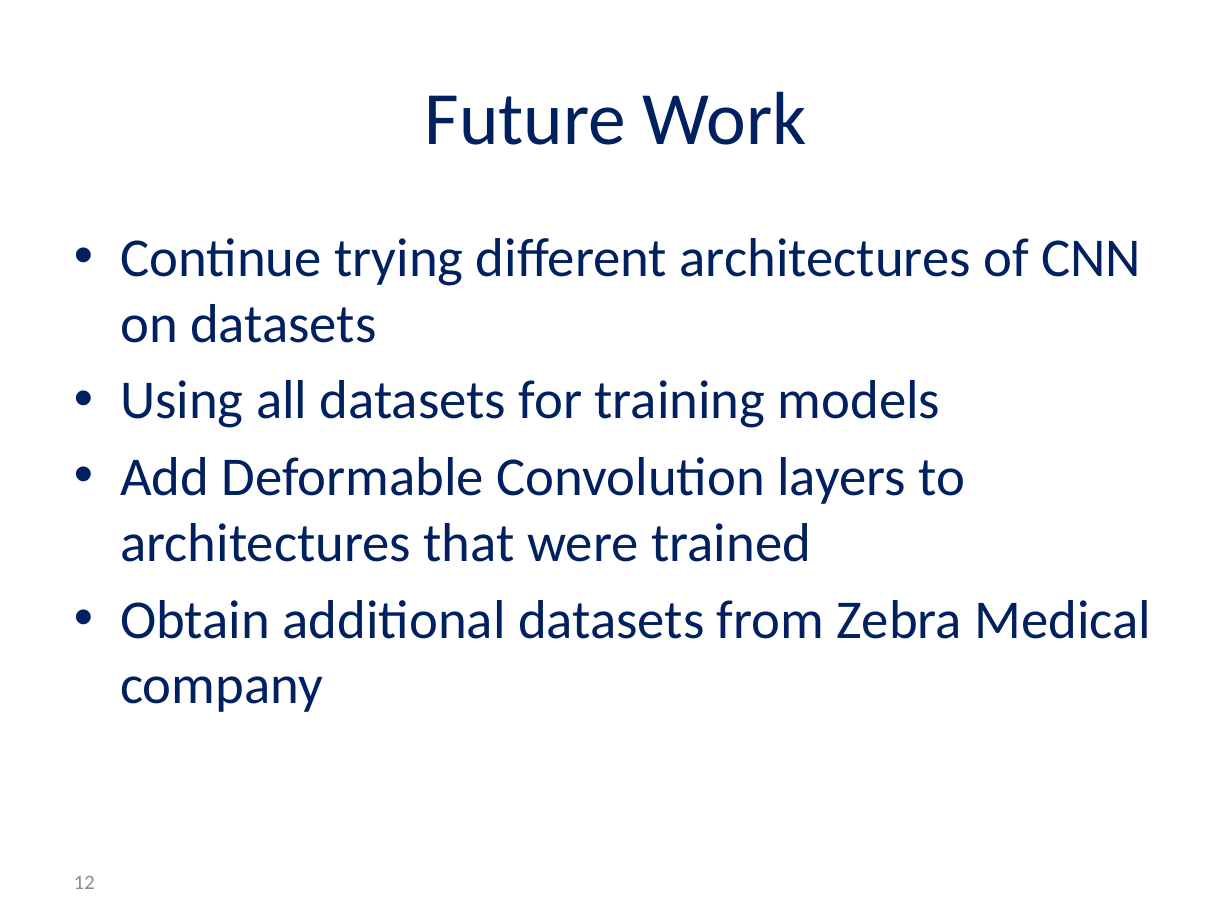
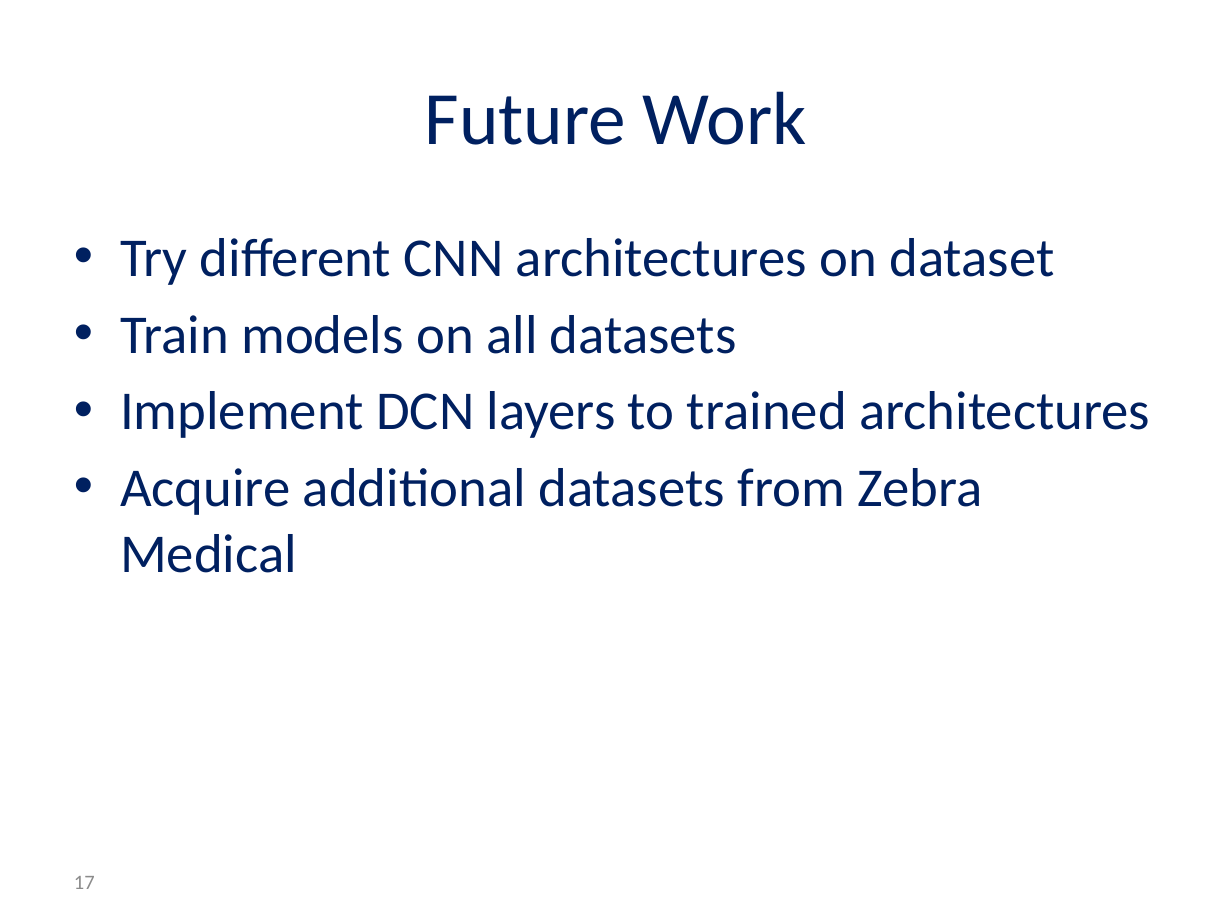
Before and after one commit to andyro2/Pneumonia-Detection-from-Chest-X-Rays-with-Robustness-to-Deformations, a slide deck: slide 17 of MidPresentation_Andy_Or.pptx (slide 12 before the commit). Drawn at 1232x924 pixels with LibreOffice and Linux fonts; fonts in the diff are those of the drawing; background and template pictures are left out. Boxes give left, top, right and bottom in pixels: in the first picture for what was removed or moved away, otherwise in the second. Text is boxed around its words. In the diff, an @@ line names an element or a change of style, - is before the commit and + after.

```diff
--- a/MidPresentation_Andy_Or.pptx
+++ b/MidPresentation_Andy_Or.pptx
@@ text at [120, 238, 1150, 573]: text changed @@
-• Continue trying different architectures of CNN on datasets
-• Using all datasets for training models
-• Add Deformable Convolution layers to architectures that were trained
-• Obtain additional datasets from Zebra Medical company
+• Try different CNN architectures on dataset
+• Train models on all datasets
+• Implement DCN layers to trained architectures
+• Acquire additional datasets from Zebra Medical
@@ page number at [74, 876, 95, 889]: text changed @@
-12
+17
```
Also in this commit, not shown: 10 other slides changed, 5 slides added.
